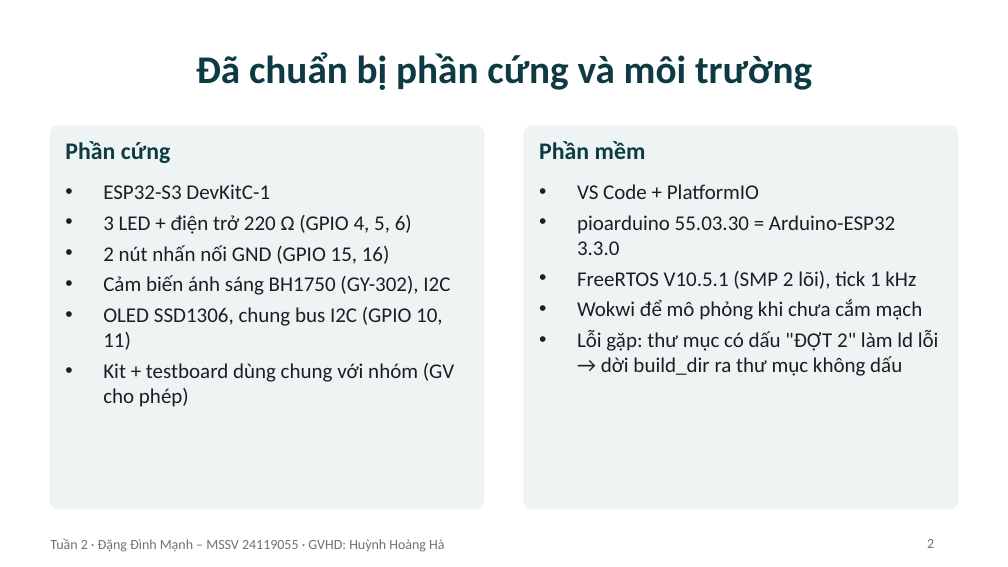
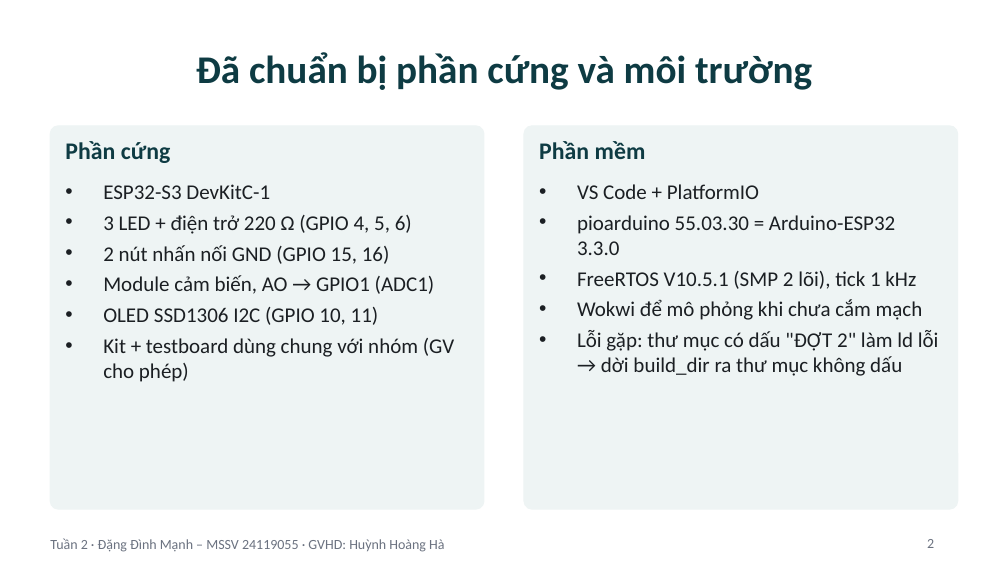
Before and after one commit to Astronaut216/rtos-freertos-esp32s3, a slide deck: slide 2 of 03_Reports/Slide_Tuan2_ProjectCaNhan.pptx. Drawn at 1008x567 pixels with LibreOffice and Linux fonts; fonts in the diff are those of the drawing. Boxes give left, top, right and bottom in pixels: in the first picture for what was removed or moved away, otherwise in the second. Text is boxed around its words. In the diff, an @@ line names an element or a change of style, - is before the commit and + after.

```diff
--- a/03_Reports/Slide_Tuan2_ProjectCaNhan.pptx
+++ b/03_Reports/Slide_Tuan2_ProjectCaNhan.pptx
@@ text at (x1=103, y1=275, x2=435, y2=325): text changed @@
-• Cảm biến ánh sáng BH1750 (GY-302), I2C
-• OLED SSD1306, chung bus I2C (GPIO 10, 11)
+• Module cảm biến, AO → GPIO1 (ADC1)
+• OLED SSD1306 I2C (GPIO 10, 11)
```
Also in this commit, not shown: 1 other slide changed, 21 other files.
